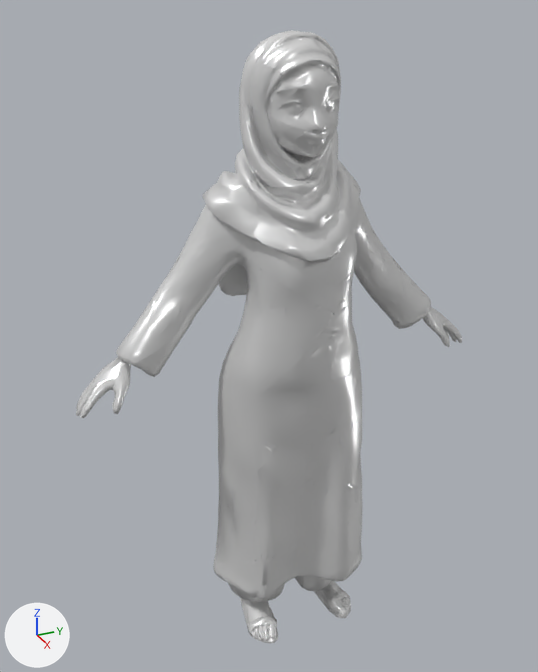
A saved change to the glTF model frontend/app/public/models/mixamo/hijab_female.glb.
Before and after are seen from a 50 mm camera at (0.00963, -0.00462, 0.00532) aimed at (-0.00026, -0.00017, 0.00038). Every picture has the same lights, and +X, +Y and +Z are marked at lower left. The picture after the commit comes second.

Objects in the first picture: 'tripo_node_0d5ea698-3e9f-43cf-9f91-527195bd0a70'.
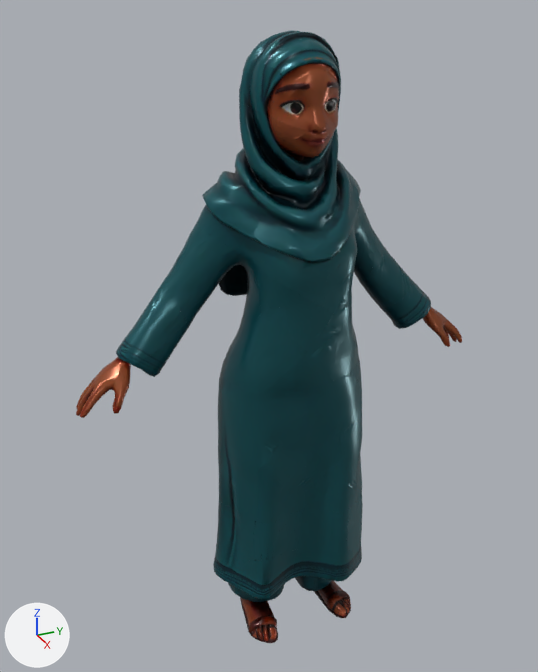
What differs and where, as boxes [x1, y1, x2, y2] in the pictures (538 x 672 px):
'tripo_node_0d5ea698-3e9f-43cf-9f91-527195bd0a70', surface changed (white to cyan)
    both: [76, 30, 462, 643]

The edits, one by one:
Picture 'hijab_female.jpg' (img_hijab_female_jpg) is new.
In material 'tripo_material_0d5ea698-3e9f-43cf-9f91-527195bd0a70mat' (mat_tripo_material_0d5ea698_3e9f_43cf_9f91_527195bd0a70mat), base_color is no longer (0.8, 0.8, 0.8), white #e7e7e7.
In material 'tripo_material_0d5ea698-3e9f-43cf-9f91-527195bd0a70mat' (mat_tripo_material_0d5ea698_3e9f_43cf_9f91_527195bd0a70mat), texture is now set to img_hijab_female_jpg.
